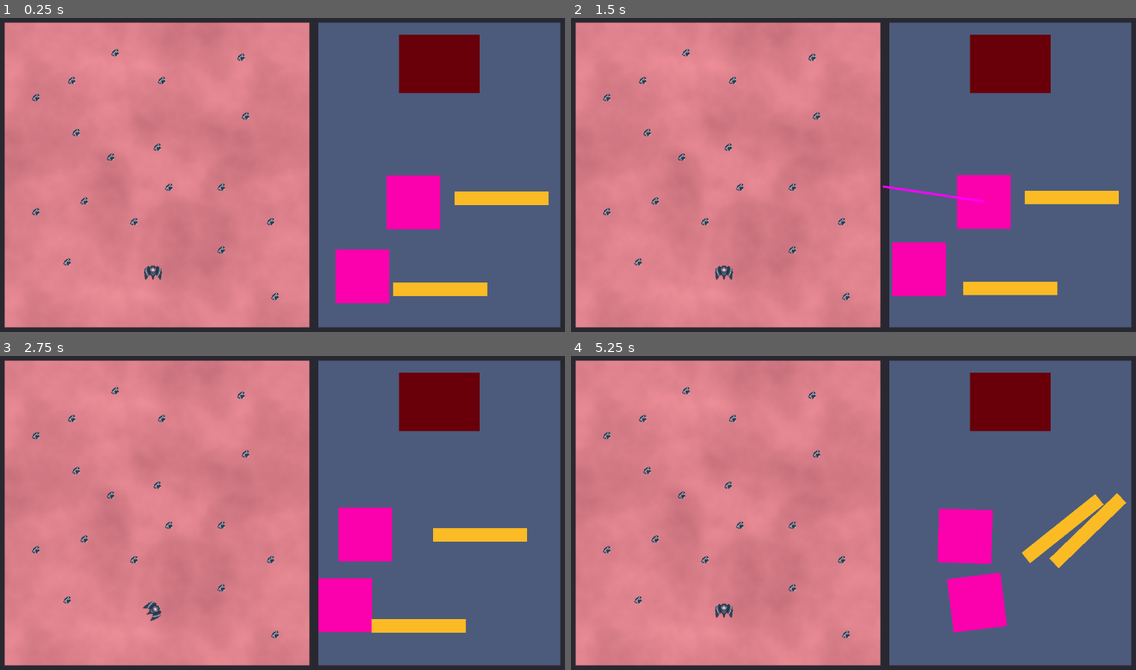
Above: before the commit, frames 1-4 (two rows, left to right).
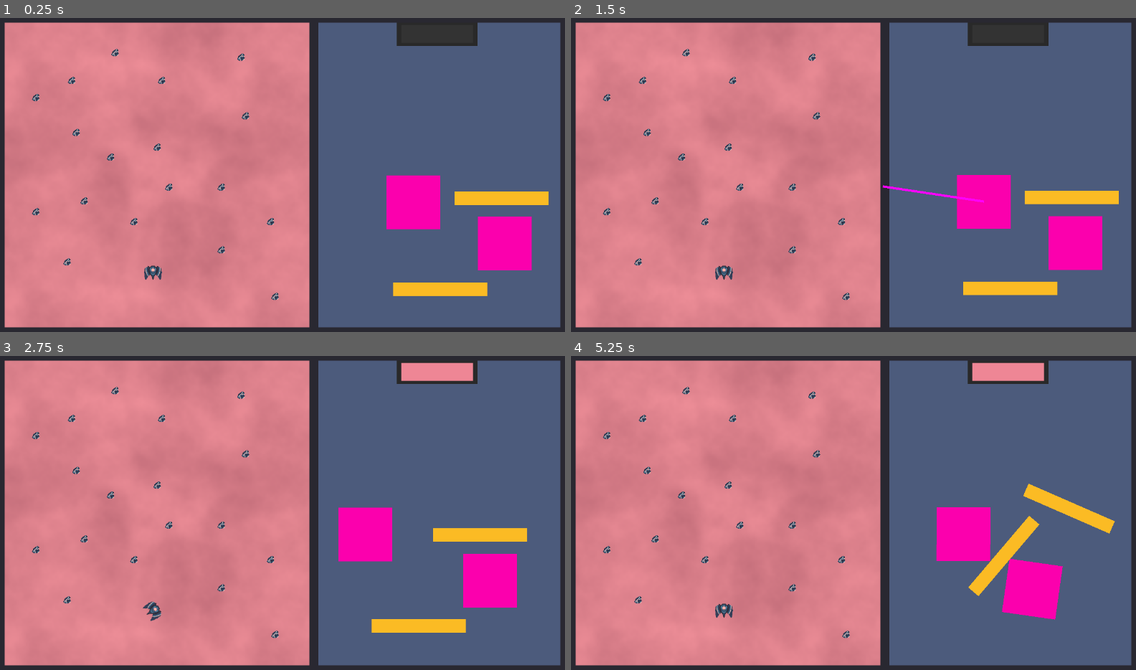
Above: after the commit, the same moments.

Repository: AstralStew/ProjectThornbury
Game: Godot game, scene res://Scenes/level.tscn
Same seed, same stepped clock (60 frames per second), same inputs: the game is played once before the commit and once after it.
Inputs (mouse positions are in pixels of both pictures, inside the frame that each line leads up to):
- Up to frame 1 (0.25 s): no input
- Up to frame 2 (1.5 s): drag from (932, 275) to (684, 156) at 0.52 s; drag from (983, 200) to (684, 156) at 1.27 s
- Up to frame 3 (2.75 s): move the mouse to (502, 534) at 2.02 s; hold D (MoveRight) from 2.03 s (still down); hold Space (OpenChute) from 2.03 s (still down); click (502, 534) at 2.17 s
- Up to frame 4 (5.25 s): release D (MoveRight) at 2.75 s; release Space (OpenChute) at 2.75 s; drag from (989, 626) to (650, 469) at 2.77 s; move the mouse to (1023, 560) at 3.52 s; hold A (MoveLeft) 3.53-4.25 s; hold Space (OpenChute) 3.53-4.25 s; click (1023, 560) at 3.67 s; drag from (684, 465) to (706, 560) at 4.27 s; move the mouse to (881, 513) at 5.02 s; hold S (MoveDown) from 5.03 s (still down); hold Space (OpenChute) from 5.03 s (still down); click (881, 513) at 5.17 s

The runs differ from the first frame. In frame 1, 6.5% of the frame differs, in the area x 59-95%, y 1-91%; in frame 2, 6.5%; in frame 3, 6.5%; in frame 4, 9.1%, in the area x 64-99%, y 1-89%.

Commit message:
Chute working

Diff:
--- a/Scenes/InventoryPrefabs/item_a.tscn
+++ b/Scenes/InventoryPrefabs/item_a.tscn
@@ -1,17 +1,18 @@
 [gd_scene format=3 uid="uid://d23b7v703vw2y"]
 
-[ext_resource type="Script" uid="uid://b0o8xyki30gi8" path="res://Scripts/InventoryObject.gd" id="1_gdkm1"]
+[ext_resource type="Script" uid="uid://b0o8xyki30gi8" path="res://Scripts/Item.gd" id="1_gdkm1"]
 [ext_resource type="Texture2D" uid="uid://dmq57wu6w20cl" path="res://Assets/Images/Resources/Small/RockResource_Small.png" id="2_0nati"]
 
 [sub_resource type="CircleShape2D" id="CircleShape2D_2vrau"]
 radius = 31.97
 
-[node name="ItemA" type="RigidBody2D" unique_id=1831535151]
+[node name="ItemA" type="RigidBody2D" unique_id=1291223074]
 collision_layer = 256
 collision_mask = 768
 input_pickable = true
 can_sleep = false
 script = ExtResource("1_gdkm1")
+metadata/_custom_type_script = "uid://b0o8xyki30gi8"
 
 [node name="RockResourceSmall" type="Sprite2D" parent="." unique_id=1882922353]
 texture = ExtResource("2_0nati")
--- a/Scenes/VFX.tscn
+++ b/Scenes/VFX.tscn
@@ -1,8 +1,12 @@
-[gd_scene format=3 uid="uid://qndkghelqkan"]
+[gd_scene format=3 uid="uid://uu63pcw83rnf"]
 
 [ext_resource type="Script" uid="uid://ch5c3b445iqyr" path="res://Scripts/Ship.gd" id="1_v7a8s"]
 [ext_resource type="Texture2D" uid="uid://bs8wppq8ctccy" path="res://Assets/Images/Ships/Ships_Sheet.png" id="2_bc7up"]
 [ext_resource type="Script" uid="uid://c7fg3jgojxubh" path="res://Scripts/ship_trail.gd" id="3_bc7up"]
+
+[sub_resource type="Curve" id="Curve_bc7up"]
+_data = [Vector2(0, 0), 0.0, 1.0, 0, 1, Vector2(1, 1), 1.0, 0.0, 1, 0]
+point_count = 2
 
 [sub_resource type="CapsuleShape2D" id="CapsuleShape2D_0s5yq"]
 radius = 9.0
@@ -23,6 +27,9 @@
 
 [node name="Line2D" type="Line2D" parent="Ship/ShipsSheet" unique_id=1957401028]
 top_level = true
+z_index = -1
+position = Vector2(2, 1)
+width_curve = SubResource("Curve_bc7up")
 script = ExtResource("3_bc7up")
 
 [node name="CollisionShape2D" type="CollisionShape2D" parent="Ship" unique_id=357209123]
--- a/Scenes/inventory.tscn
+++ b/Scenes/inventory.tscn
@@ -2,14 +2,14 @@
 
 [ext_resource type="Script" uid="uid://bf773hla6ca55" path="res://Scripts/InventoryManager.gd" id="1_5v8l0"]
 [ext_resource type="Script" uid="uid://cjl56v6vxytii" path="res://Scripts/Boot.gd" id="1_i2tdg"]
-[ext_resource type="Script" uid="uid://b0o8xyki30gi8" path="res://Scripts/InventoryObject.gd" id="2_5v8l0"]
+[ext_resource type="Script" uid="uid://b0o8xyki30gi8" path="res://Scripts/Item.gd" id="2_5v8l0"]
 [ext_resource type="PackedScene" uid="uid://d23b7v703vw2y" path="res://Scenes/InventoryPrefabs/item_a.tscn" id="3_0n8tc"]
 [ext_resource type="Script" uid="uid://de381ep43a5bi" path="res://Scripts/Chute.gd" id="3_k1vlg"]
 
 [sub_resource type="WorldBoundaryShape2D" id="WorldBoundaryShape2D_51e2h"]
 
 [sub_resource type="RectangleShape2D" id="RectangleShape2D_0n8tc"]
-size = Vector2(180, 130)
+size = Vector2(198, 75)
 
 [sub_resource type="RectangleShape2D" id="RectangleShape2D_tumq0"]
 size = Vector2(540, 680)
@@ -92,29 +92,44 @@
 shape = SubResource("WorldBoundaryShape2D_51e2h")
 
 [node name="Chute" type="Area2D" parent="SubViewportContainer/SubViewport" unique_id=1174495063]
-position = Vector2(270, 92)
+position = Vector2(265, 19)
 collision_layer = 1024
 collision_mask = 256
 monitorable = false
 linear_damp = 100.0
 script = ExtResource("3_k1vlg")
 
+[node name="CollisionShape2D" type="CollisionShape2D" parent="SubViewportContainer/SubViewport/Chute" unique_id=1113201749]
+position = Vector2(0, 5.5)
+shape = SubResource("RectangleShape2D_0n8tc")
+
+[node name="Border" type="ColorRect" parent="SubViewportContainer/SubViewport/Chute" unique_id=1482982605]
+anchors_preset = 15
+anchor_right = 1.0
+anchor_bottom = 1.0
+offset_left = -90.0
+offset_top = -47.0
+offset_right = 90.0
+offset_bottom = 33.0
+grow_horizontal = 2
+grow_vertical = 2
+pivot_offset_ratio = Vector2(0.5, 0.5)
+mouse_filter = 2
+color = Color(0.16, 0.16, 0.16, 1)
+
 [node name="Chute" type="ColorRect" parent="SubViewportContainer/SubViewport/Chute" unique_id=1497257672]
 anchors_preset = 15
 anchor_right = 1.0
 anchor_bottom = 1.0
-offset_left = -90.0
-offset_top = -65.0
-offset_right = 90.0
-offset_bottom = 65.0
-grow_horizontal = 2
-grow_vertical = 2
-pivot_offset_ratio = Vector2(0.5, 0.5)
-mouse_filter = 2
-color = Color(0.4117647, 0, 0.03529412, 1)
-
-[node name="CollisionShape2D" type="CollisionShape2D" parent="SubViewportContainer/SubViewport/Chute" unique_id=1113201749]
-shape = SubResource("RectangleShape2D_0n8tc")
+offset_left = -80.0
+offset_top = -14.0
+offset_right = 80.0
+offset_bottom = 26.0
+grow_horizontal = 2
+grow_vertical = 2
+pivot_offset_ratio = Vector2(0.5, 0.5)
+mouse_filter = 2
+color = Color(0.2, 0.2, 0.2, 1)
 
 [node name="BootArea" type="Area2D" parent="SubViewportContainer/SubViewport" unique_id=1927072519]
 position = Vector2(270, 340)
@@ -139,7 +154,7 @@
 position = Vector2(271, 340)
 
 [node name="RigidBody2D5" type="RigidBody2D" parent="SubViewportContainer/SubViewport/ItemHolder" unique_id=16949964]
-position = Vector2(-173, 226)
+position = Vector2(145, 153)
 collision_layer = 256
 collision_mask = 768
 input_pickable = true
--- a/Scripts/Chute.gd
+++ b/Scripts/Chute.gd
@@ -1,13 +1,35 @@
 class_name Chute extends Area2D
+const DEBUG_NAME = "[b][Chute][/b] "
+static var instance : Chute = null
+
+@onready var chute_gfx : ColorRect = $Chute
+
+var _open := false
+
+func _enter_tree() -> void:
+	instance = self
+
+func open() -> void:
+	chute_gfx.color = Color(0.933, 0.525, 0.584)
+
+func close() -> void:
+	chute_gfx.color = Color(0.2, 0.2, 0.2)
+
+func _physics_process(delta: float) -> void:
+	if InventoryManager.chute_open:
+		if !_open:
+			_open = true
+			open()
+		if has_overlapping_bodies():
+			for _body:Item in get_overlapping_bodies():
+				if _body.finished_spawning:
+					_body.jettison()
+	elif _open:
+		_open = false
+		close()
 
 
-
-@export_category("READ ONLY")
-
-@export var is_open : bool = false :
-	get: return Input.is_action_pressed("OpenChute")
-
-
-func _on_body_entered(body: Node2D) -> void:
-	if is_open:
-		body.queue_free()
+#
+#func _on_body_entered(body: Node2D) -> void:
+	#if is_open:
+		#body.queue_free()
--- a/Scripts/Collectable.gd
+++ b/Scripts/Collectable.gd
@@ -1,8 +1,14 @@
 class_name Collectable extends Area2D
+var DEBUG_NAME : String :
+	get: return "[b][Collectable("+name+")][/b] "
 
 @export var type : InventoryManager.ItemType = InventoryManager.ItemType.ItemA
 
 func collect() -> void:
+	if !InventoryManager.chute_open: return
+
+	print_rich(DEBUG_NAME,"Collect > Chute is open! Telling InventoryManager what I am...")
+
 	InventoryManager.add_item(type)
 	queue_free()
 
--- a/Scripts/InventoryManager.gd
+++ b/Scripts/InventoryManager.gd
@@ -13,10 +13,14 @@
 
 @export var move_force : float = 0.5
 
-
+static var chute_open : bool = false
 
 func _enter_tree() -> void:
 	instance = self
+
+
+func _physics_process(delta: float) -> void:
+	chute_open = Input.is_action_pressed("OpenChute")
 
 static func add_item(_type:ItemType) -> void:
 	instance._add_item(_type)
@@ -35,11 +39,13 @@
 			_name = "<ItemC>"
 
 	await get_tree().physics_frame
-	var _new_scene = _prefab.instantiate()
+	var _new_scene = _prefab.instantiate() as RigidBody2D
 	item_holder.add_child(_new_scene)
+	_new_scene.global_position = Chute.instance.global_position
+	_new_scene.reset_physics_interpolation()
 	_new_scene.name = _name
-	_new_scene.position = Vector2.ZERO
-	_new_scene.set_deferred("linear_velocity",Vector2(remap(randf(),0,1,-1,1),remap(randf(),0,1,-1,1)).normalized() * 30)
+	_new_scene.set_deferred("linear_velocity", Vector2(remap(randf(),0,1,-1,1), remap(randf(),0,1,1,3)).normalized() * 800)
+
 
 
 static func dragging(_object:RigidBody2D,_click_pos:Vector2) -> void:
--- a/Scripts/InventoryObject.gd
+++ /dev/null
@@ -1,9 +0,0 @@
-class_name InventoryObject extends RigidBody2D
-var DEBUG_NAME : String :
-	get: return "[b][InventoryObject("+name+")][/b] "
-
-func _on_input_event(viewport: Node, event: InputEvent, shape_idx: int) -> void:
-	print_rich(DEBUG_NAME,"OnInputEvent > Got here")
-	if event is InputEventMouseButton && Input.is_mouse_button_pressed(MOUSE_BUTTON_LEFT):
-		print_rich(DEBUG_NAME,"OnInputEvent > Clicked! Telling Inventory to start drag force...")
-		InventoryManager.dragging(self,get_viewport().get_mouse_position())
--- /dev/null
+++ b/Scripts/Item.gd
@@ -0,0 +1,28 @@
+class_name Item extends RigidBody2D
+var DEBUG_NAME : String :
+	get: return "[b][Item("+name+")][/b] "
+
+var finished_spawning := false
+
+func _ready() -> void:
+	_spawn_countdown()
+
+func _spawn_countdown() -> void:
+	await get_tree().create_timer(1.0).timeout
+	finished_spawning = true
+
+
+func jettison() -> void:
+	freeze = true
+	var _tween = create_tween().set_parallel().set_ease(Tween.EASE_OUT).set_trans(Tween.TRANS_QUAD)
+	_tween.tween_property(self,"modulate",Color(0,0,0,0),0.75)
+	_tween.tween_property(self,"global_position",Chute.instance.global_position + Vector2(remap(randf(),0,1,-30,30),remap(randf(),0,1,-30,30)),0.75)
+	_tween.tween_property(self,"scale",Vector2(0.25,0.25),0.75)
+	await get_tree().create_timer(0.75).timeout
+	queue_free()
+
+func _on_input_event(viewport: Node, event: InputEvent, shape_idx: int) -> void:
+
+	if event is InputEventMouseButton && Input.is_mouse_button_pressed(MOUSE_BUTTON_LEFT):
+		print_rich(DEBUG_NAME,"OnInputEvent > Clicked! Telling InventoryManager to start drag force...")
+		InventoryManager.dragging(self,get_viewport().get_mouse_position())
Renamed: Scripts/InventoryObject.gd.uid -> Scripts/Item.gd.uid
